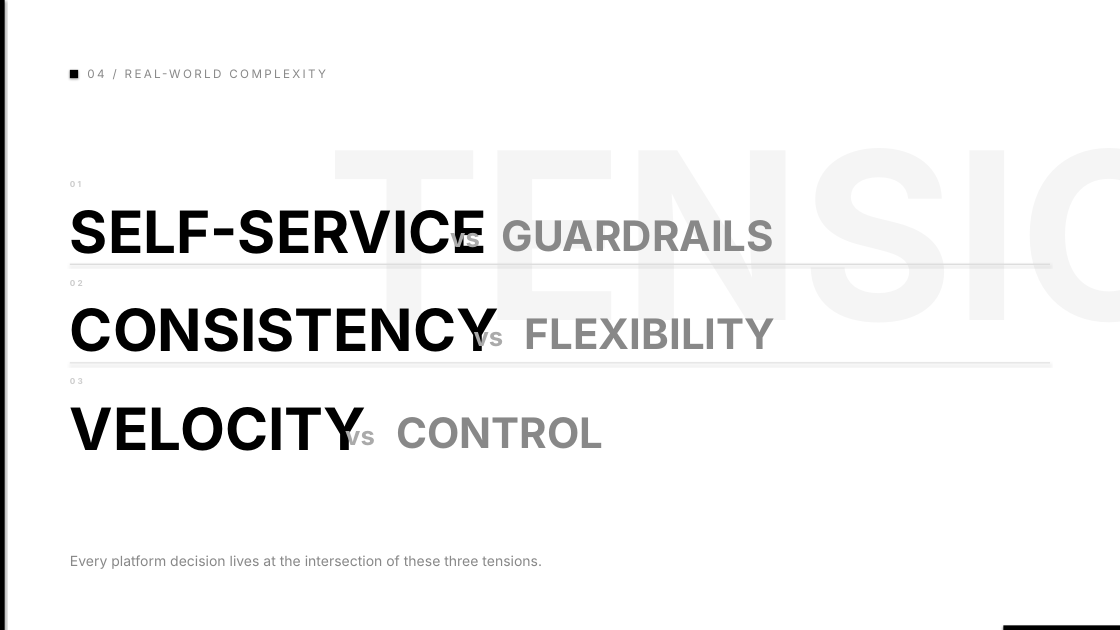
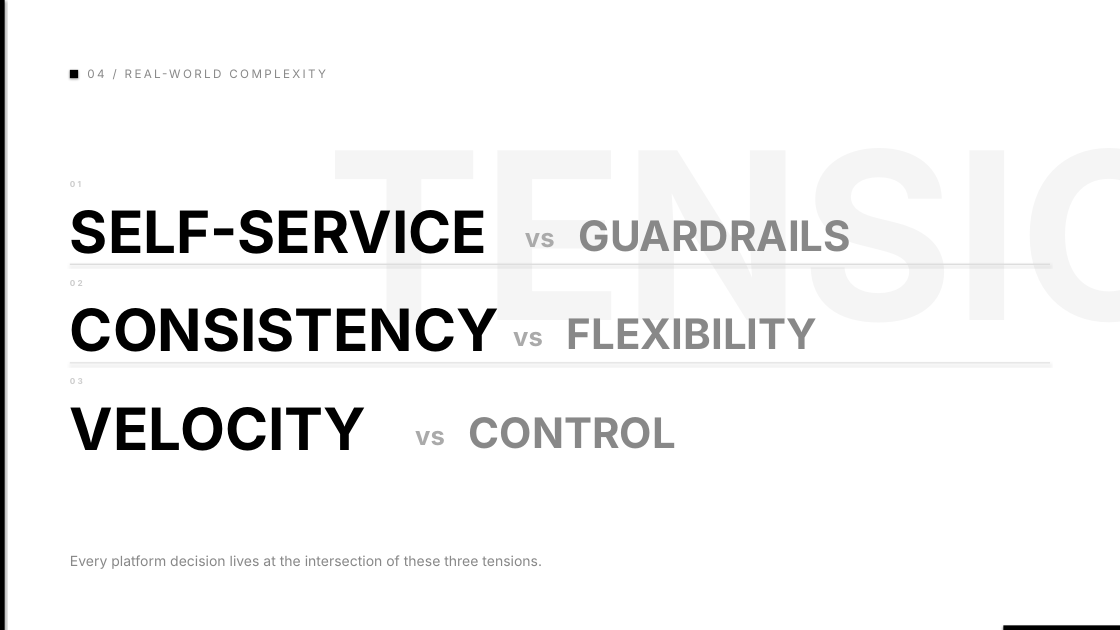
Before and after one commit to Geertvdc/platformengineering-talk, a slide deck: slide 23 of presentation.pptx. Drawn at 1120x630 pixels with LibreOffice and Linux fonts; fonts in the diff are those of the drawing. Boxes give left, top, right and bottom in pixels: in the first picture for what was removed or moved away, otherwise in the second. Text is boxed around its words. In the diff, an @@ line names an element or a change of style, - is before the commit and + after.

```diff
--- a/presentation.pptx
+++ b/presentation.pptx
@@ text "GUARDRAILS": place and size @@
-text "GUARDRAILS" at [502,220,774,252]
+text "GUARDRAILS" at [579,220,851,252]
@@ text "vs" rewrapped from [450,226,480,253] to [525,233,555,247] @@
@@ text "vs" rewrapped from [474,325,504,351] to [513,332,543,346] @@
@@ text "FLEXIBILITY": place and size @@
-text "FLEXIBILITY" at [525,318,776,349]
+text "FLEXIBILITY" at [567,318,818,349]
@@ text "vs" rewrapped from [345,423,375,450] to [415,431,445,445] @@
@@ text "CONTROL": place and size @@
-text "CONTROL" at [397,417,604,449]
+text "CONTROL" at [469,417,676,449]
```
Also in this commit, not shown: 1 other slide changed, 1 other file.
